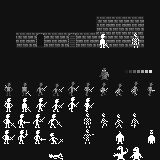
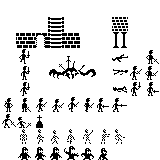
Two versions of the same layered image (160 × 160). Layer-by-layer changes:
painted on "Layer #2" over left=2, top=17, right=159, bottom=160
removed layer "Layer #4" over left=16, top=16, right=144, bottom=48
showed "Layer", painted on it over left=0, top=0, right=160, bottom=160
removed layer "Layer #1" over left=0, top=0, right=160, bottom=160
